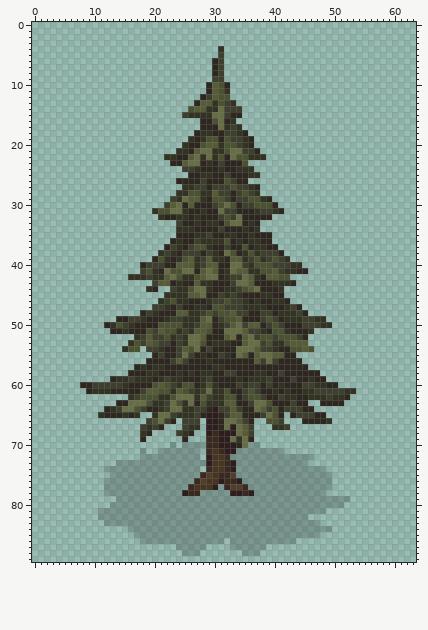
One commit to this sprite sheet: Resources/Textures/_CP14/Structures/Flora/tree_spruce_small.rsi/tree03.png. That is the earlier state.
The file is 64x90 pixels.
Once edited:
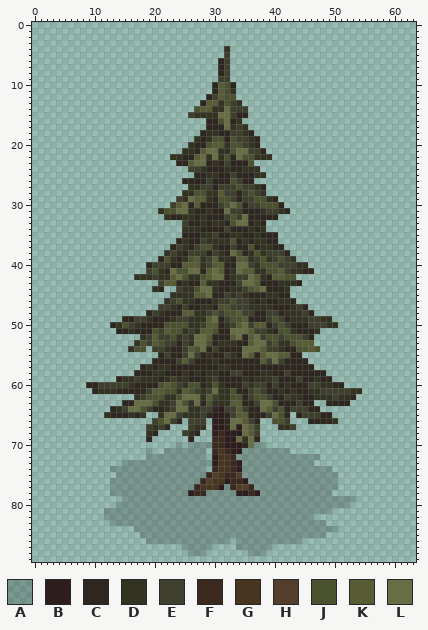
Palette (. is transparent): A #00000033  B #2e1d1d  C #2e2720  D #323321  E #3e402d  F #3b2920  G #473520  H #523e2b  J #4b5230  K #575c35  L #676e43
Changes in this commit:
Changed rows in their new state; - is an unchanged pixel.
first column x 8:
 4 -----------------------.D----------------------
 5 -----------------------.E----------------------
 6 ----------------------.CE----------------------
 7 ----------------------.CE----------------------
 8 ----------------------.CE----------------------
 9 ----------------------.-E----------------------
10 ---------------------.CKJC---------------------
11 ---------------------.CKJD---------------------
12 --------------------.CEK-J---------------------
13 -------------------.C-KDJED--------------------
14 ------------------.J-K-DL--E-------------------
15 -----------------.E---D-LE-C-------------------
16 --------------------.-CJLCD--------------------
17 --------------------.--CLDED-------------------
18 -------------------.C-D-C-EDC------------------
19 ------------------.DCD-JCJ-EDC-----------------
20 -----------------.D-CJ-KD-JEDC-----------------
21 ----------------.-DCK-L-DJ-L-EC----------------
22 --------------.-D-CKLDLDJCL-J--D---------------
23 ---------------.-CK-LCDCE--CJ------------------
24 -----------------.-ED--CD-C--D-----------------
25 ------------------.-C-D-CE--C-D----------------
26 ----------------.---CE--CJE-C------------------
27 -----------------.-D-EC--EJ-EDC----------------
28 ----------------.-D-J-DK-ECEJED----------------
29 ---------------.EDL-KDC-JEC-E-JDC--------------
30 --------------.EKLCK--CEJLJC-E--JC-------------
31 ------------.D-J-LD-CD-CL-E--CD-EDC------------
32 -------------.D-C-DCD--CEJEL----C--------------
33 ----------------.E-CDC-DCJ-LCDC----------------
34 ----------------.--D---CE--CDCD----------------
35 ----------------.--C-DE-C-D-CD--C--------------
36 ---------------.CD-CE---DJCDC-D-C--------------
37 --------------.CEDCE-JD-CE-CJC-D-C-------------
38 -------------.DEDC--ECEDCLJCDJD--EC------------
39 ------------.CJDCDJKDEK-DC-KDEJDEJED-----------
40 ----------.C--E-C--KDE-K-C-LED--J--E-D---------
41 ----------.EJDCL-J-LCKLKCDL-K-D-JKE-D-C--------
42 --------.--DE-DKLJ-DJK-LCD-ELKDC-K-J-----------
43 ------------.E-KCD-CK-D--CE-LK--C--DC----------
44 -----------.DC-.E-DJ-LD-C-DEJKL--CD------------
45 --------------.---D-KL-CEDED--C-D-C------------
46 -------------.DEJ-D--CD-EJ-EDCD-C-DC-----------
47 ------------.-EDCE-C-DC-J--E---D--CDEC---------
48 ----------.CED--C-K-DEJE-JK-E-C-EC--DEC--------
49 ------.-C-ED--CD-E--DKLCE-JK--CEJEC--D-E-D-----
50 ----.CDJED---C---J-DE-KCDEKLE-KCEJE--C--E-D----
51 -----.-CD--CJEK-JDED-KJ-C--LK-EDC-JD--CD-------
52 ---------.DEK-EJDED-LK--CKLCKLE-JE--JEC--------
53 --------.DJEKJ-ECED-LJC--D-CK-LEJ-DJ--K--------
54 -------.D-J.-ED-CEKJLCE---C--LK-ED-C-JKJ-------
55 ------------.CE-CELECD-CEDCLKCK-L-K-C----------
56 -----------.---CEKE--CD------CKELE---C---------
57 ---------.CDC-D-------C-D-------------C--------
58 --------.--C-D--CDCDC-D-C-E--C-D-CE-----C------
59 -----.C-DE--DCDE-D--CDE---CDC--DE--CE-CD-C-----
60 .-C----ED---CJKJED-JCDJD--CED-ECECD--C-E-D-C---
61 -.C--D----CE-K-JDKJEDEL-DJ-CEJE-CDCD-C-D----E-D
62 --------.DE--J-DJ--LDKE-D-JCE-JE-CE-D-C--DE-DC-
63 ------.-C--LJ-DELJDLCJ--D-K-CE-LJ--CE-C-.---C--
64 ----.CDE-LJE-CDE-L-D-ECB-EKE-CLKEJC--E-C-------
65 ---.D--CDCD-.D-LE--DEC-BCE-K--CELJC.C--E-C-----
66 -----------.EJLEC.--E.-BC-LKEC-.-JE--.---CD----
67 ----------.EDEC--.E-D.-BCLBLKE--.-DE-----------
68 ----------.DC---.EDC-.BF--BLKE-----------------
69 ----------.C-----.C--.-F-BLDLC-----------------
70 ---------------.A.---A-F--BCL-A----------------
71 ----------.A-.------A.FGF-B-------A------------
72 ----------.---------A.B-GF-------------A-------
73 ------.--------------AB-GFB-----------A--------
74 ----.---------------A.F-GFB--------------A-----
75 -----.--------------AFHG-FH---------------A----
76 ----.--------------AFH-GB-FB--------------A----
77 ----.-------------AF--GBAF-HF-------------A----
78 ----.------------AB-F----A-BFB-----------A-----
79 ------.--------------------------------------A-
80 -----.--------------------------------------A--
81 ---.-------------------------------------A-----
82 ---.----------------------------------A--------
83 ----.-----------------------------------A------
84 --------.---------------------------------A----
85 ---------.------------------------------A------
86 ----------.-------------A.----------A----------
87 ----------------.----A---.-----A---------------
88 -----------------.--A------.--A----------------
Pixel boxes of the changes (left, top, right, bottom) in both pictures:
changed: (80, 46, 362, 556)
